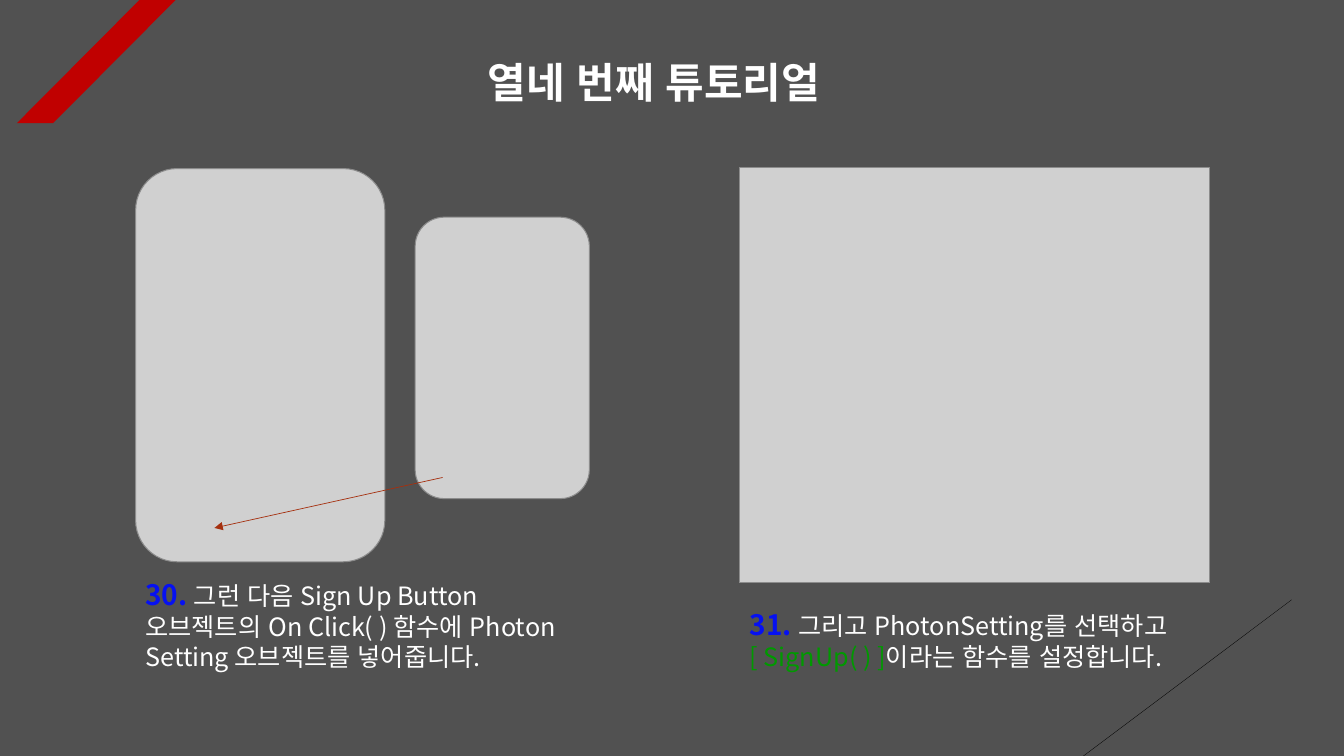
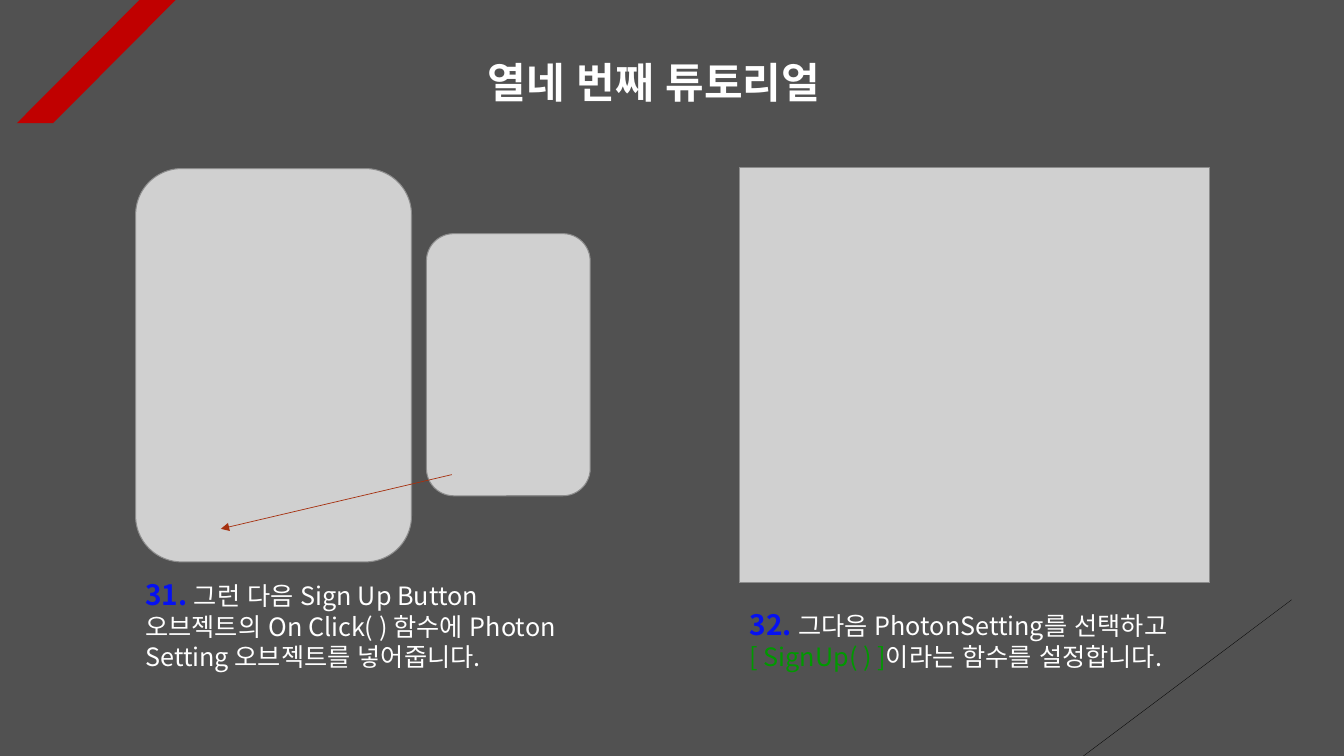
Before and after one commit to Unity2033/3D-UnityEngine, a slide deck: slide 14 of Assets/Class/Photon Server/PPT Data/Photon PlayFab.pptx. Drawn at 1344x756 pixels with LibreOffice and Linux fonts; fonts in the diff are those of the drawing; grey boxes stand for pictures. Boxes give left, top, right and bottom in pixels: in the first picture for what was removed or moved away, otherwise in the second. Text is boxed around its words. In the diff, an @@ line names an element or a change of style, - is before the commit and + after.

Commit message:
Implementation of Notification Pop-Up System
- Change to connect to the room
  when the room button is selected

- Implemented so that no more
  pop-ups when a nickname is set

- Implementation of nickname
  storage system

- Add and delete resource data

```diff
--- a/Assets/Class/Photon Server/PPT Data/Photon PlayFab.pptx
+++ b/Assets/Class/Photon Server/PPT Data/Photon PlayFab.pptx
@@ picture: place and size @@
-picture at (136,168,385,562)
+picture at (136,168,412,562)
@@ picture: place and size @@
-picture at (415,217,590,498)
+picture at (426,234,590,496)
@@ arrow moved from (443, 478) - (215, 528) to (452, 475) - (221, 529) @@
@@ text at (145,584,556,672): text changed @@
-30. 그런 다음 Sign Up Button 오브젝트의 On Click( ) 함수에 Photon Setting 오브젝트를 넣어줍니다.
+31. 그런 다음 Sign Up Button 오브젝트의 On Click( ) 함수에 Photon Setting 오브젝트를 넣어줍니다.
@@ text at (750,614,1167,642): text changed @@
-31. 그리고 PhotonSetting를 선택하고
+32. 그다음 PhotonSetting를 선택하고
```
Also in this commit, not shown: 7 other slides changed, 1 slide removed, 43 other files.
